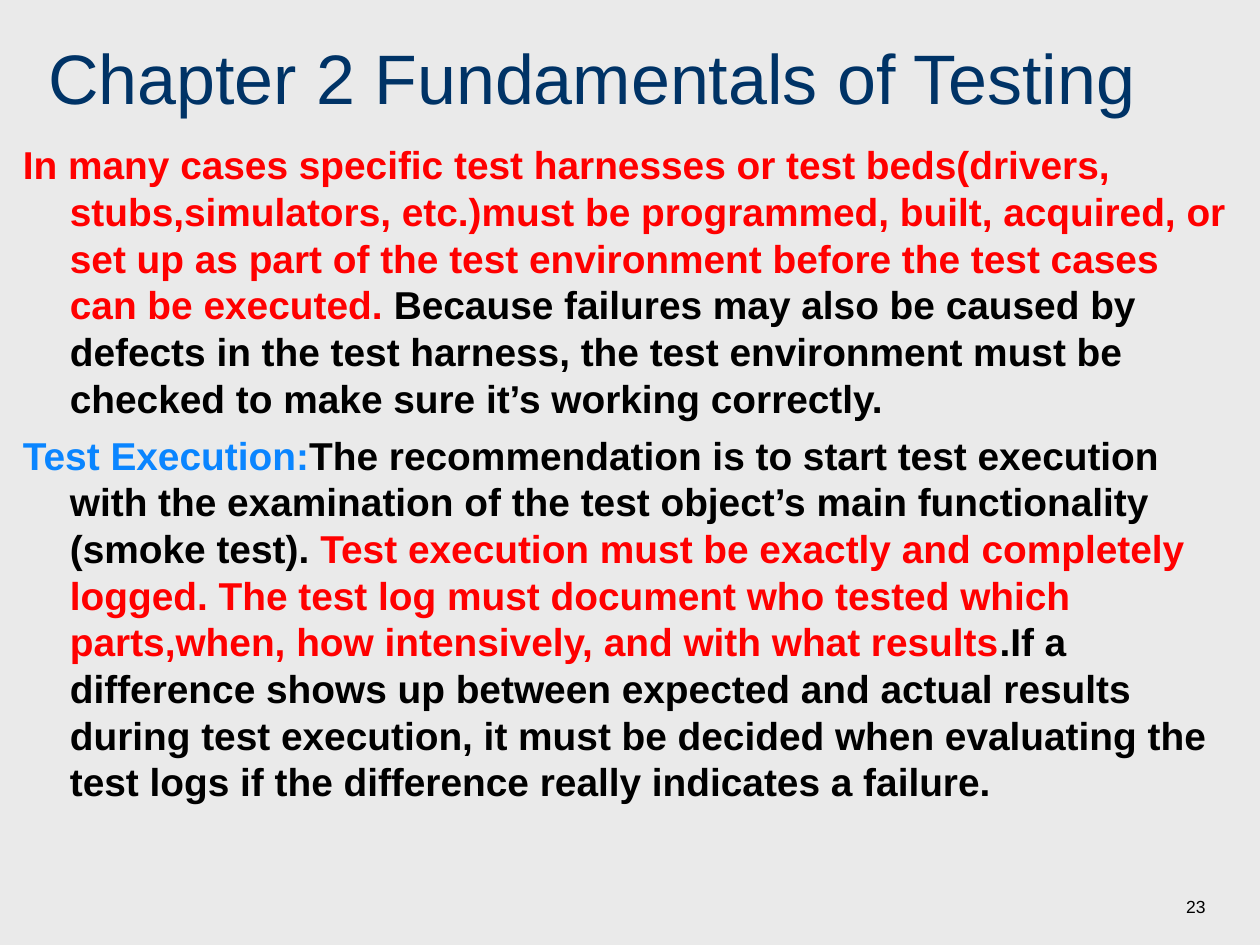
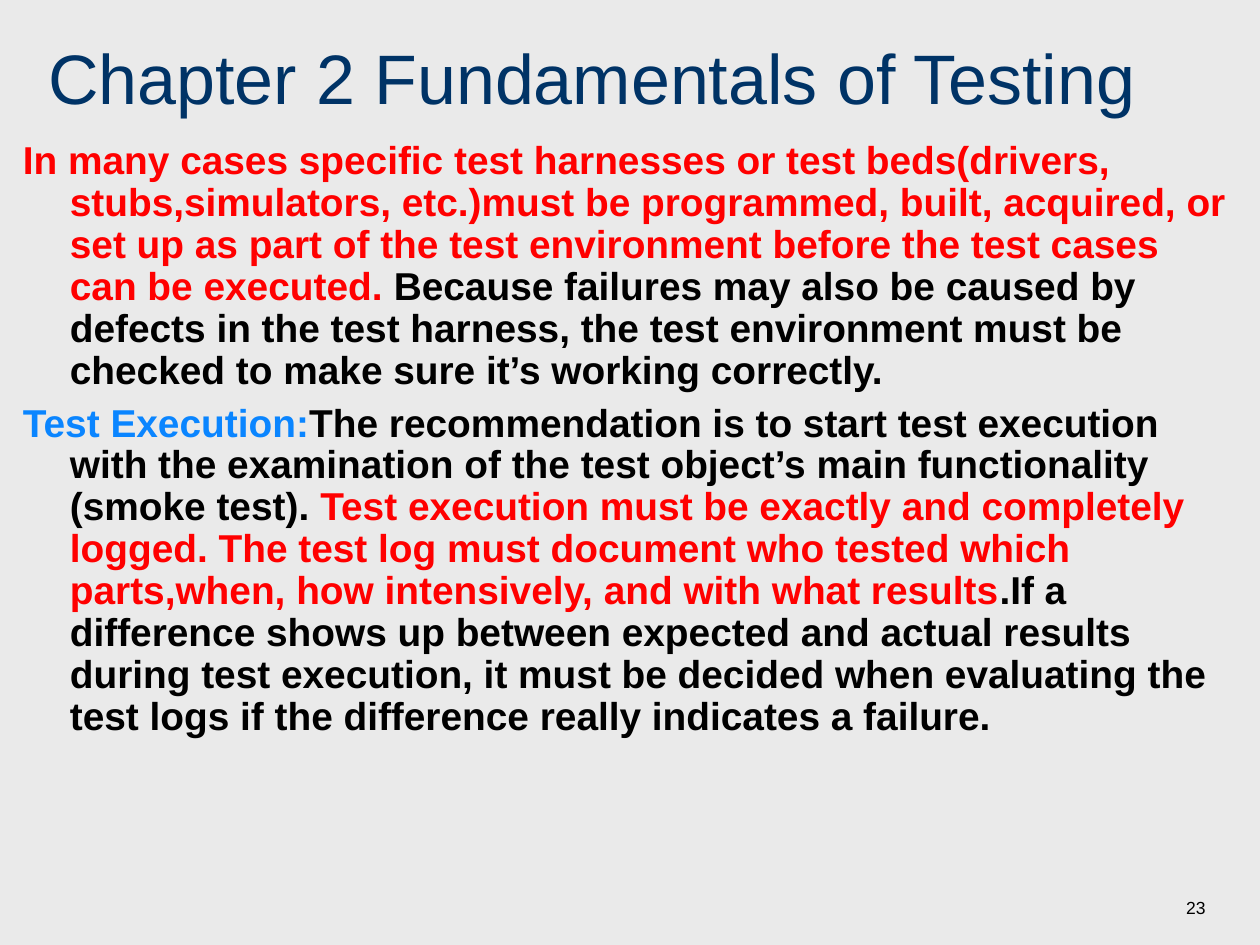
Before and after one commit to wu-hao-ze/All-assignments-and-projects-for-software-engineering-courses-at-Tongji-University, a slide deck: slide 23 of 软件测试/课件/Chapter 2 Fundamentals of Testing.ppt. Drawn at 1260x945 pixels with LibreOffice and Linux fonts; fonts in the diff are those of the drawing. Boxes give left, top, right and bottom in pixels: in the first picture for what was removed or moved away, otherwise in the second. Text is boxed around its words. In the diff, an @@ line names an element or a change of style, - is before the commit and + after.

```diff
--- a/软件测试/课件/Chapter 2 Fundamentals of Testing.ppt
+++ b/软件测试/课件/Chapter 2 Fundamentals of Testing.ppt
@@ text "In many cases specific test ..." at (23, 146, 1226, 738): line spacing 1 to 0.9 @@
```
Also in this commit, not shown: 16 other slides changed, 27 other files.
